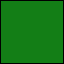
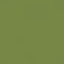
Layers edited between the first and the second 64 × 64 image:
added layer "Layer 1" above "Rectangle 1" over bbox(0, 0, 64, 64)
hid "Rectangle 1" over bbox(0, 0, 64, 64)
